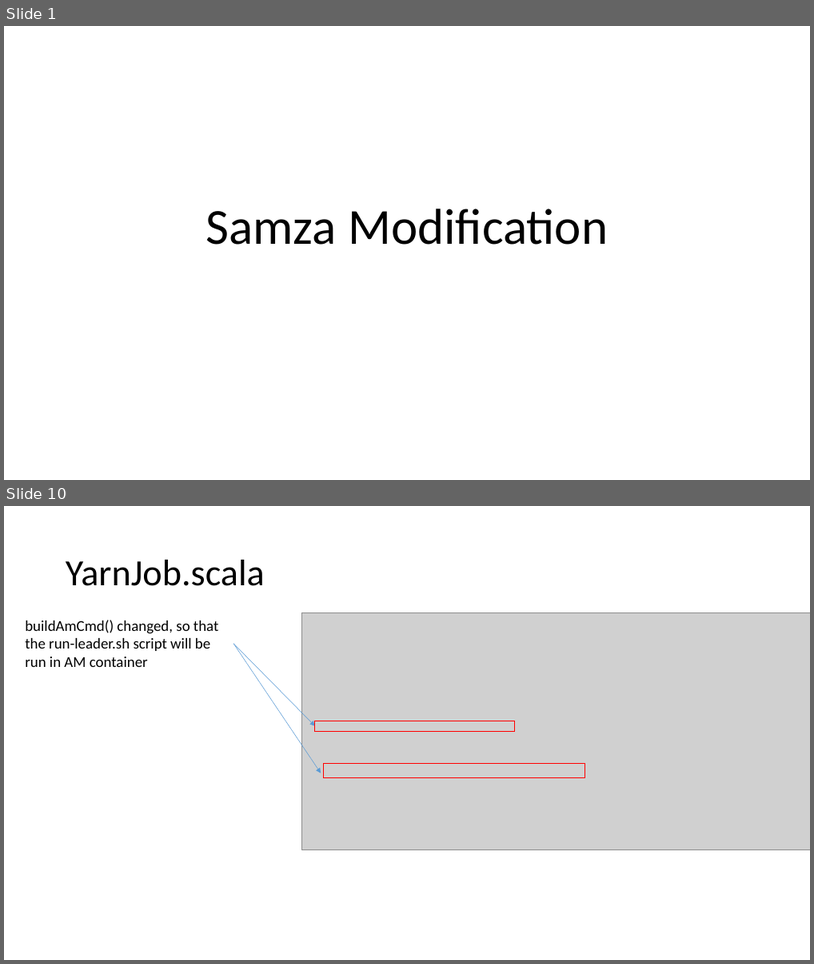
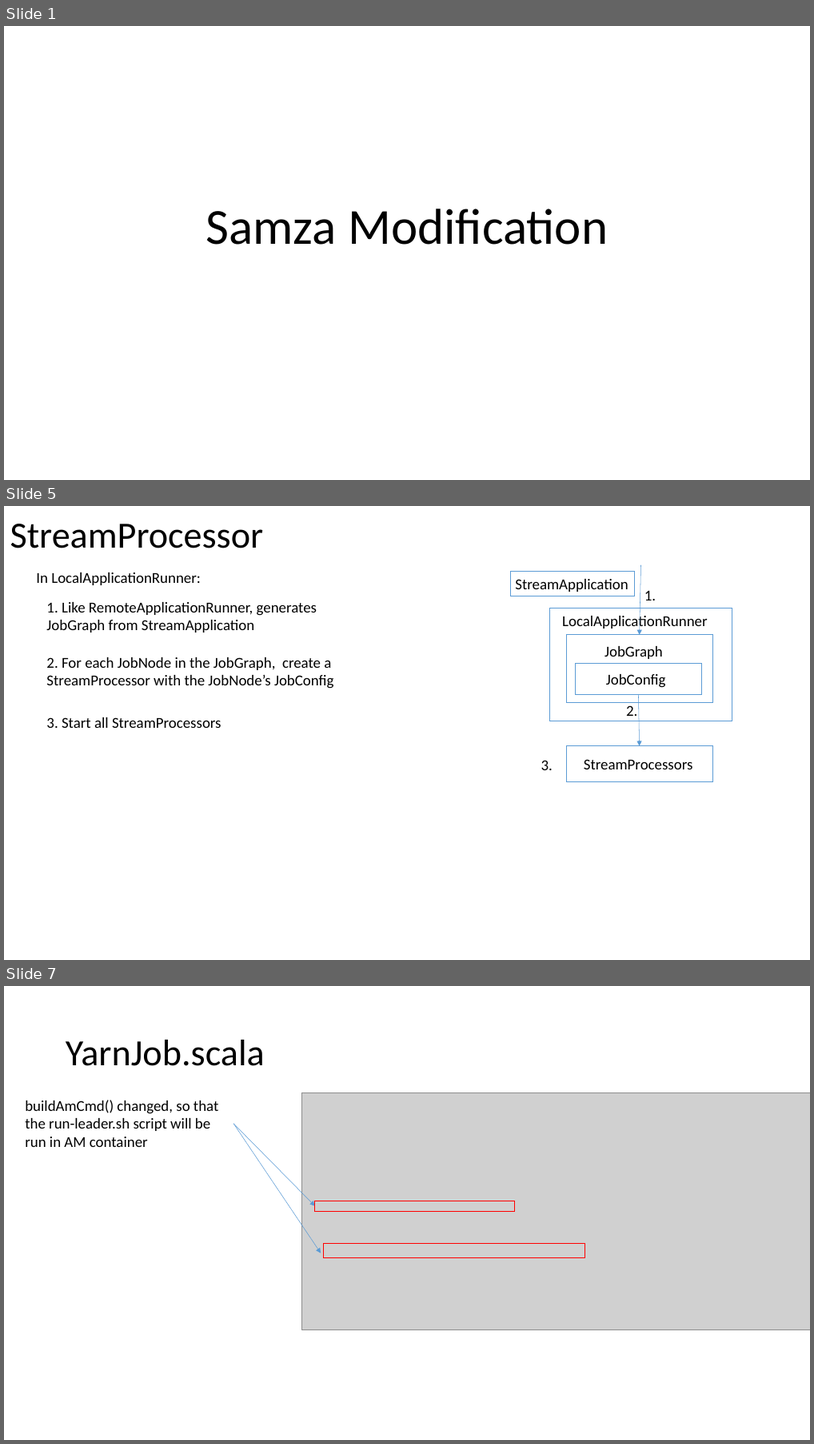
Before and after one commit to Swrrt/Samza-Documents, a slide deck: Documentation/Samza-Snapshot.pptx. Shown one above the other, each under a label of ours: slides 1 and 10 before the commit, slides 1, 5 and 7 after it; the slides between them are not shown. The pictures are 814x964 and 814x1444 pixels, drawn with LibreOffice and Linux fonts; fonts in the diff are those of the drawing; grey boxes stand for pictures. Boxes give left, top, right and bottom in pixels: in the first picture for what was removed or moved away, otherwise in the second. Text is boxed around its words. In the diff, an @@ line names an element or a change of style, - is before the commit and + after.

```diff
--- a/Documentation/Samza-Snapshot.pptx
+++ b/Documentation/Samza-Snapshot.pptx
@@ slide 5 added at [4,506,810,960], background #FFFFFF @@
@@ title added at [10,524,264,548], 44 pt, text #000000 @@
+StreamProcessor
@@ text added at [36,572,201,585], 18 pt, text #000000 @@
+In LocalApplicationRunner:
@@ rectangle added at [511,572,635,596], fill #FFFFFF, outline #5B9BD5 1 pt @@
@@ arrow added from (642, 564) to (640, 635), #5B9BD5 0.5 pt @@
@@ text added at [515,579,628,592], 18 pt, text #000000 @@
+StreamApplication
@@ text added at [645,590,656,600], 18 pt, text #000000 @@
+1.
@@ text added at [46,602,317,632], 18 pt, text #000000 @@
+1. Like RemoteApplicationRunner, generates JobGraph from StreamApplication
@@ rectangle added at [550,608,733,720], fill #FFFFFF, outline #5B9BD5 1 pt @@
@@ text added at [562,613,708,630], 18 pt, text #000000 @@
+LocalApplicationRunner
@@ rectangle added at [566,635,713,703], fill #FFFFFF, outline #5B9BD5 1 pt @@
@@ text added at [605,646,663,659], 18 pt, text #000000 @@
+JobGraph
@@ text added at [46,657,334,688], 18 pt, text #000000 @@
+2. For each JobNode in the JobGraph, create a StreamProcessor with the JobNode’s JobConfig
@@ rectangle added at [576,664,702,694], fill #FFFFFF, outline #5B9BD5 1 pt @@
@@ text added at [606,674,666,688], 18 pt, text #000000 @@
+JobConfig
@@ arrow added from (639, 694) to (640, 745), #5B9BD5 0.5 pt @@
@@ text added at [46,717,222,728], 18 pt, text #000000 @@
+3. Start all StreamProcessors
@@ text added at [626,705,638,716], 18 pt, text #000000 @@
+2.
@@ rectangle added at [566,745,713,781], fill #FFFFFF, outline #5B9BD5 1 pt @@
@@ text added at [542,760,553,770], 18 pt, text #000000 @@
+3.
@@ text added at [584,759,694,769], 18 pt, text #000000 @@
+StreamProcessors
@@ what was slide 10 is now slide 7 @@
```
Also in this commit, not shown: 4 other slides added.
